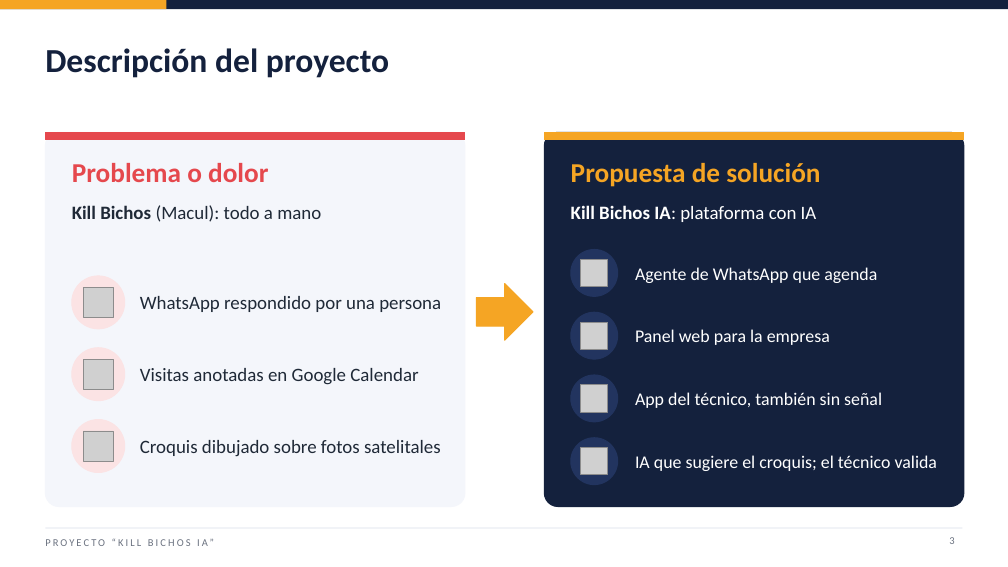
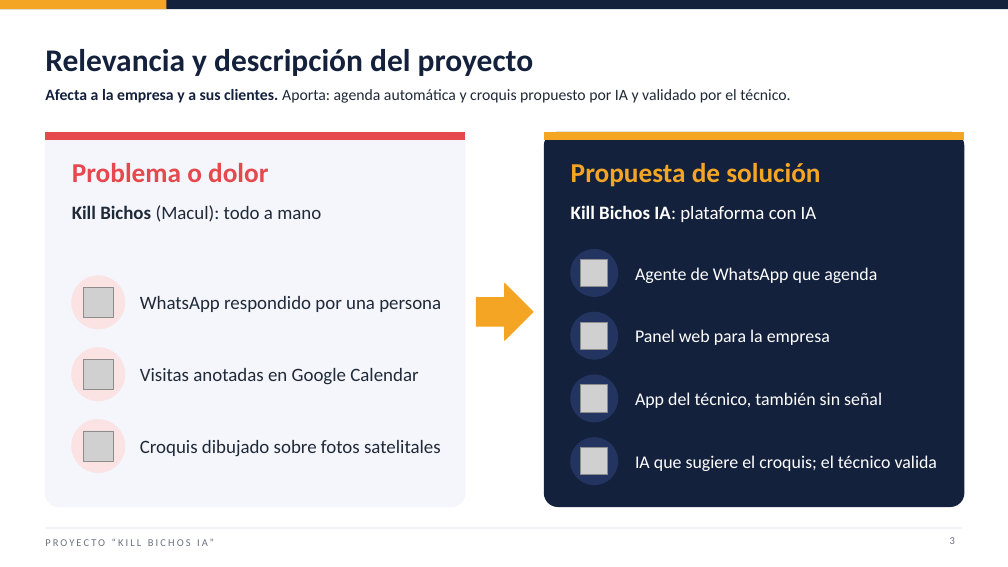
Before and after one commit to j4vierlb/PROYECTO-TESIS-, a slide deck: slide 3 of Fase 2/Evidencias Proyecto/Presentación Final del proyecto (Español).pptx. Drawn at 1008x567 pixels with LibreOffice and Linux fonts; fonts in the diff are those of the drawing; grey boxes stand for pictures; background and template pictures are left out. Boxes give left, top, right and bottom in pixels: in the first picture for what was removed or moved away, otherwise in the second. Text is boxed around its words. In the diff, an @@ line names an element or a change of style, - is before the commit and + after.

```diff
--- a/Fase 2/Evidencias Proyecto/Presentación Final del proyecto (Español).pptx
+++ b/Fase 2/Evidencias Proyecto/Presentación Final del proyecto (Español).pptx
@@ text at [45, 49, 534, 76]: text changed; size 32 to 30 pt @@
-Descripción del proyecto
+Relevancia y descripción del proyecto
@@ text added at [45, 89, 790, 103], 15 pt, text #1F2937 @@
+Afecta a la empresa y a sus clientes. Aporta: agenda automática y croquis propuesto por IA y validado por el técnico.
```
Also in this commit, not shown: 12 other slides changed, 1 slide added, 3 other files.
